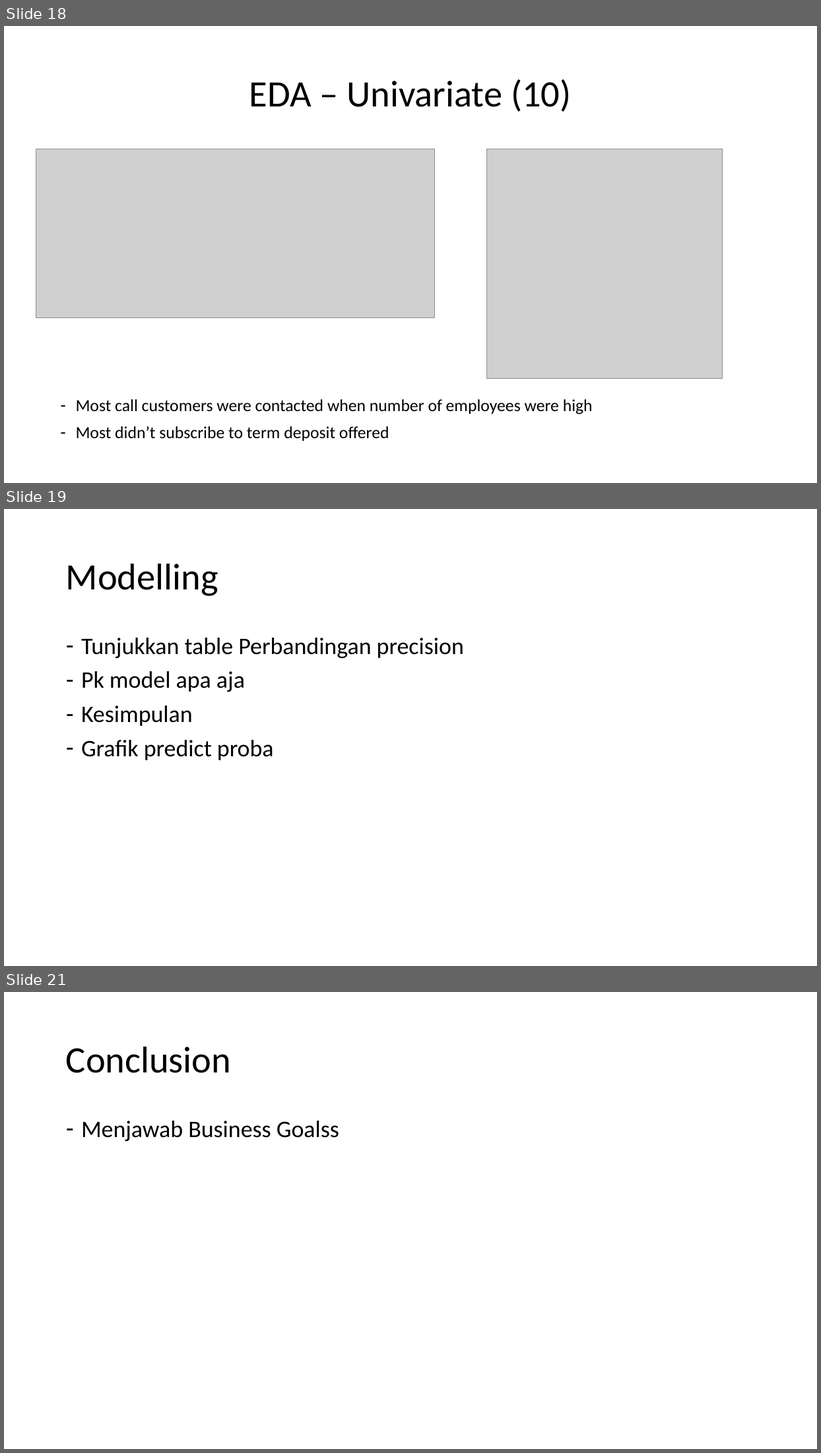
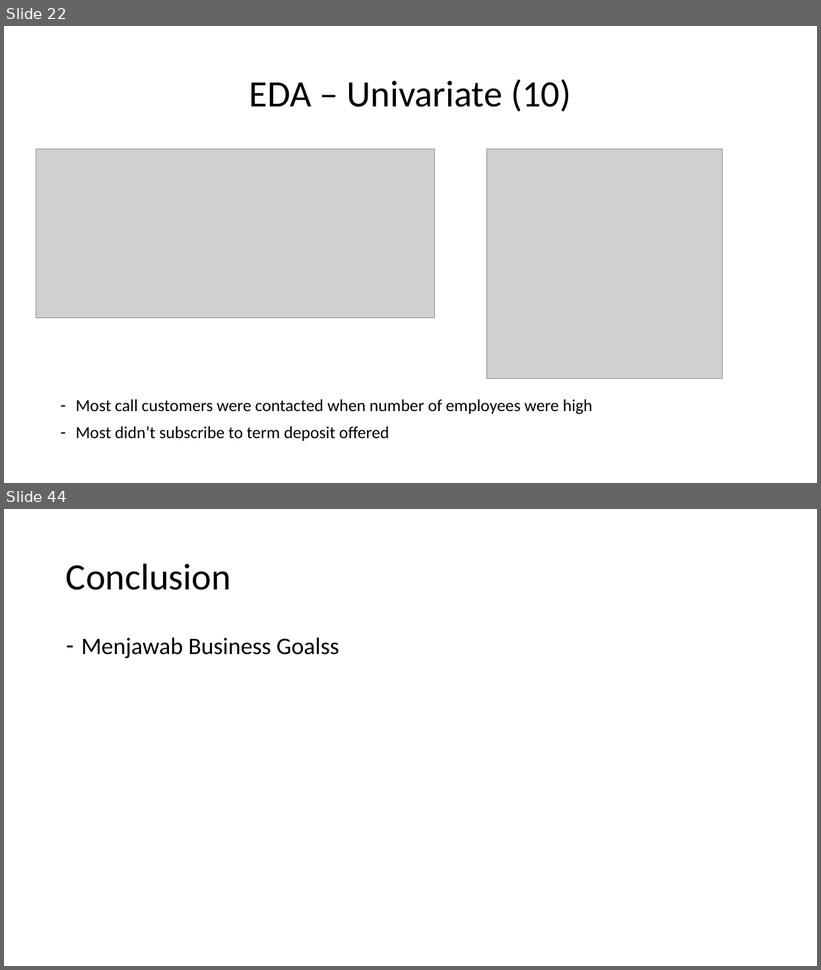
Before and after one commit to abdullahayas123/Tes-Model-Marketing-Scipy, a slide deck: Presentation.pptx. Shown one above the other, each under a label of ours: slides 18, 19 and 21 before the commit, slides 22 and 44 after it; the slides between them are not shown. The pictures are 821x1453 and 821x970 pixels, drawn with LibreOffice and Linux fonts; fonts in the diff are those of the drawing; grey boxes stand for pictures. Boxes give left, top, right and bottom in pixels: in the first picture for what was removed or moved away, otherwise in the second. Text is boxed around its words. In the diff, an @@ line names an element or a change of style, - is before the commit and + after.

```diff
--- a/Presentation.pptx
+++ b/Presentation.pptx
@@ slide 19 removed at (x1=4, y1=509, x2=817, y2=966), background #FFFFFF @@
@@ title removed at (x1=66, y1=563, x2=218, y2=596) @@
-Modelling
@@ text removed at (x1=81, y1=638, x2=464, y2=760) @@
-– Tunjukkan table Perbandingan precision
-– Pk model apa aja
-– Kesimpulan
-– Grafik predict proba
@@ what was slide 18 is now slide 22 @@
@@ what was slide 21 is now slide 44 @@
```
Also in this commit, not shown: 2 slides changed, 25 slides added, 1 other slide removed.
